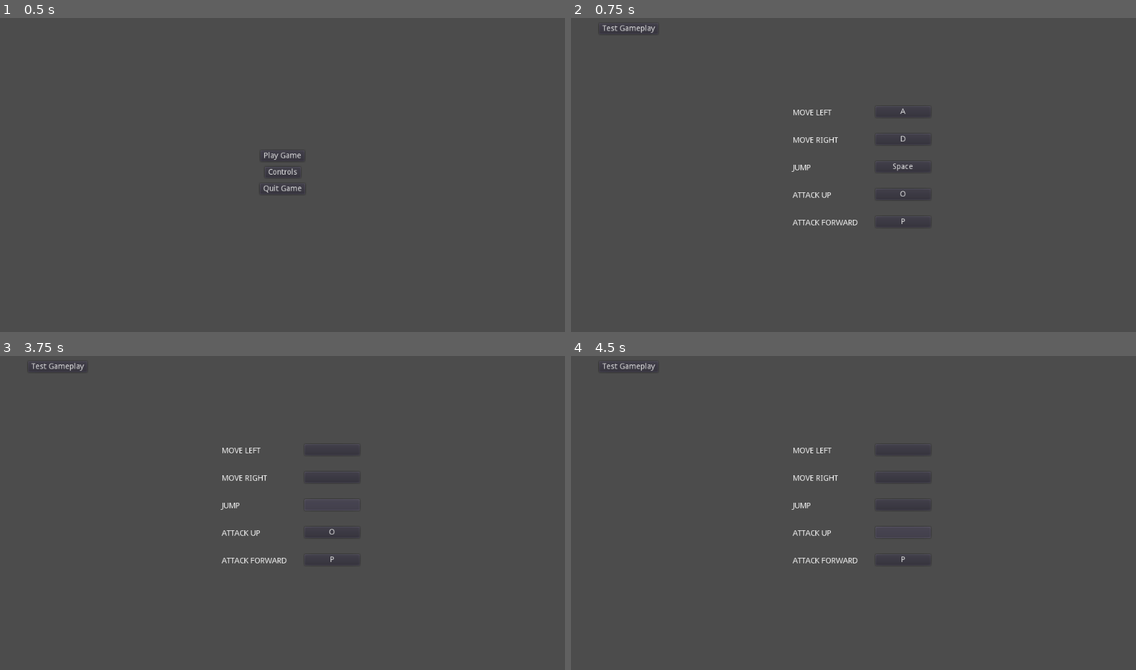
Above: before the commit, frames 1-4 (two rows, left to right).
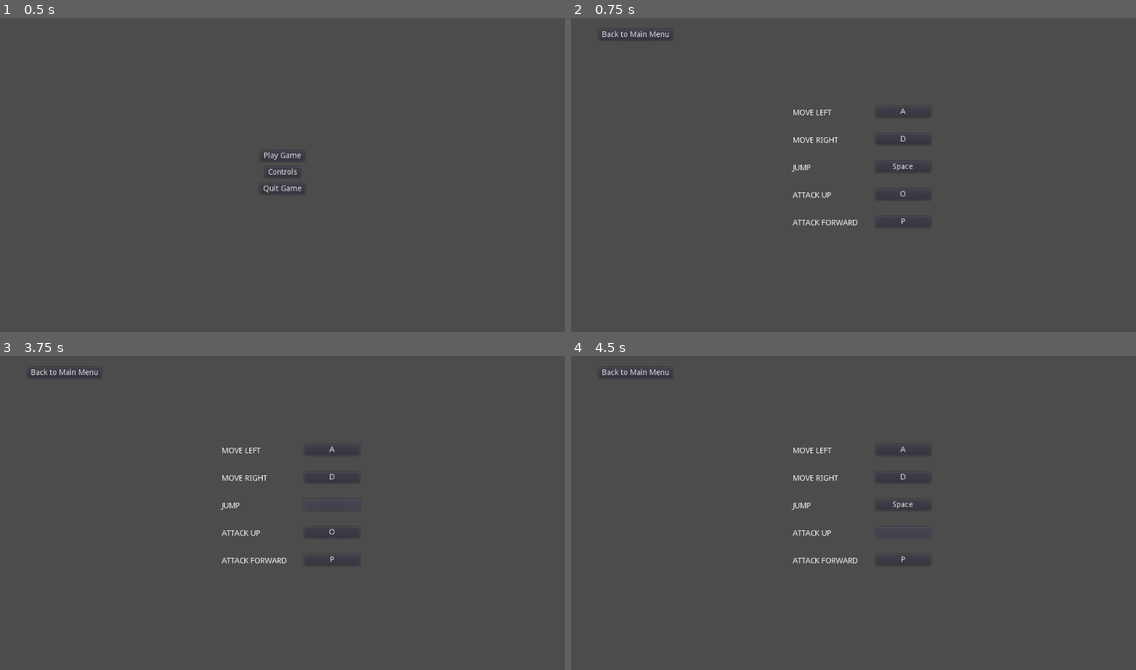
Above: after the commit, the same moments.

Repository: Grandmasterjtg/Organ-Game
Game: Godot game, scene res://Levels/MainMenu.tscn
Two runs of this game, one before a commit and one after it. Both use one fixed random seed, a clock stepped at 60 frames per second and the inputs below. The engine's default icon, where the game draws it, is replaced by a stand-in: a white triangle on a blue panel in a dark square.
Inputs (mouse positions are in pixels of both pictures, inside the frame that each line leads up to):
- Up to frame 1 (0.5 s): no input
- Up to frame 2 (0.75 s): click "Controls" at 0.5 s
- Up to frame 3 (3.75 s): click "A" at 1.25 s; click (333, 450) at 2.02 s; click "D" at 2.75 s; click "Space" at 3.5 s
- Up to frame 4 (4.5 s): click "O" at 4.25 s

Frame 1 is identical in both runs. In frame 2, 0.2% of the frame differs, in the area x 4-18%, y 2-7%; in frame 3, 0.2%; in frame 4, 0.2%, in the area x 4-61%, y 2-49%.

Commit message:
Added character selection and fixed controls script
Added Character Selection
   -Added new Level for selecting characters
   -Button on Main Menu takes you to the Character Selection
   -Selecting a character sends the info to the Game Manager and puts you in the TestLevel
Fixed Controls Script
   -Changed Input Map to use Keys instead of Physical Keys
   -Fixed Controls Script so that the text shown on buttons is based on the scancode of the Key on the Input Map
   -Clicking outside the button listening for input will cancel the control change
Changed a few files around
   -Deleted PlayButton to replace with CharacterSelectButton that chooses the character and starts gameplay
   -Added GoToMainMenu for various buttons in other menus to return to the Main Menu
   -Renamed ControlsButton to GoToControls

Diff:
--- /dev/null
+++ b/OrganGame/Levels/CharacterSelect.tscn
@@ -0,0 +1,23 @@
+[gd_scene load_steps=2 format=2]
+
+[ext_resource path="res://Scripts/CharacterSelectButton.gd" type="Script" id=1]
+
+[node name="Control" type="Control"]
+anchor_right = 1.0
+anchor_bottom = 1.0
+__meta__ = {
+"_edit_use_anchors_": false
+}
+
+[node name="Kidney" type="Button" parent="."]
+anchor_left = 0.5
+anchor_top = 0.5
+anchor_right = 0.5
+anchor_bottom = 0.5
+margin_left = -30.0
+margin_top = -10.0
+margin_right = 30.0
+margin_bottom = 10.0
+text = "Kidney"
+script = ExtResource( 1 )
+character = "res://Scenes/PlayerMovement.tscn"
--- a/OrganGame/Levels/ControlsMenu.tscn
+++ b/OrganGame/Levels/ControlsMenu.tscn
@@ -1,7 +1,7 @@
 [gd_scene load_steps=3 format=2]
 
 [ext_resource path="res://Scripts/ChangeKeyboardControlButton.gd" type="Script" id=1]
-[ext_resource path="res://Scripts/PlayButton.gd" type="Script" id=2]
+[ext_resource path="res://Scripts/GoToMainMenu.gd" type="Script" id=2]
 
 [node name="Control" type="Control"]
 anchor_right = 1.0
@@ -43,7 +43,6 @@
 "_edit_use_anchors_": false
 }
 action = "move_left"
-default = "A"
 
 [node name="MoveRight" type="Control" parent="."]
 anchor_left = 0.5
@@ -78,7 +77,6 @@
 "_edit_use_anchors_": false
 }
 action = "move_right"
-default = "D"
 
 [node name="Jump" type="Control" parent="."]
 anchor_left = 0.5
@@ -111,7 +109,6 @@
 "_edit_use_anchors_": false
 }
 action = "jump"
-default = "Space"
 
 [node name="AttackUp" type="Control" parent="."]
 anchor_left = 0.5
@@ -146,7 +143,6 @@
 "_edit_use_anchors_": false
 }
 action = "attack_up"
-default = "O"
 
 [node name="AttackForward" type="Control" parent="."]
 anchor_left = 0.5
@@ -181,12 +177,11 @@
 "_edit_use_anchors_": false
 }
 action = "attack_forward"
-default = "P"
 
 [node name="Test Gameplay" type="Button" parent="."]
-margin_left = 51.0
-margin_top = 39.0
-margin_right = 158.0
-margin_bottom = 59.0
-text = "Test Gameplay"
+margin_left = 50.0
+margin_top = 50.0
+margin_right = 157.0
+margin_bottom = 70.0
+text = "Back to Main Menu"
 script = ExtResource( 2 )
--- a/OrganGame/Levels/MainMenu.tscn
+++ b/OrganGame/Levels/MainMenu.tscn
@@ -1,8 +1,8 @@
 [gd_scene load_steps=4 format=2]
 
-[ext_resource path="res://Scripts/PlayButton.gd" type="Script" id=1]
+[ext_resource path="res://Scripts/GoToCharacterSelect.gd" type="Script" id=1]
 [ext_resource path="res://Scripts/QuitButton.gd" type="Script" id=2]
-[ext_resource path="res://Scripts/ControlsButton.gd" type="Script" id=3]
+[ext_resource path="res://Scripts/GoToControls.gd" type="Script" id=3]
 
 [node name="Control" type="Control"]
 anchor_right = 1.0
--- a/OrganGame/Scripts/ChangeKeyboardControlButton.gd
+++ b/OrganGame/Scripts/ChangeKeyboardControlButton.gd
@@ -4,11 +4,8 @@
 # Declare member variables here. Examples:
 # var a = 2
 # var b = "text"
-signal cancel
 var listening = false
 export var action = ""
-export var default = ""
-var key = InputEventKey.new()
 
 # Called when the node enters the scene tree for the first time.
 func _ready():
@@ -16,28 +13,31 @@
 	if InputMap.get_action_list(action).front() == null:
 		print("Specified action does not exist in Button")
 	else:
-		text = default
+		_set_text()
 
 func _button_pressed():
-	emit_signal("cancel")
 	listening = true
 	text = ""
 
 func _cancel():
 	listening = false
-	text = key.as_text()
-	if text == "":
-		text = default
+	_set_text()
 
 func _input(ev):
+	if listening and ev is InputEventMouseButton:
+		_cancel()
 	if listening and ev is InputEventKey:
 		for i in InputMap.get_action_list(action):
 			if i is InputEventKey:
 				InputMap.action_erase_event(action, i)
-		key = ev
 		InputMap.action_add_event(action, ev)
-		text = ev.as_text()
+		_set_text()
 		listening = false
+
+func _set_text():
+	for i in InputMap.get_action_list(action):
+		if i is InputEventKey:
+			text = OS.get_scancode_string(i.scancode)
 
 # Called every frame. 'delta' is the elapsed time since the previous frame.
 #func _process(delta):
--- a/OrganGame/Scripts/PlayButton.gd
+++ b/OrganGame/Scripts/CharacterSelectButton.gd
@@ -4,13 +4,15 @@
 # Declare member variables here. Examples:
 # var a = 2
 # var b = "text"
-
+export var character : String = ""
 
 # Called when the node enters the scene tree for the first time.
 func _ready():
-	connect("button_up", self, "_button_pressed")
+	if character == "":
+		print("Character name cannot be empty")
 
-func _button_pressed():
+func _pressed():
+	GameManager.set_player(character)
 	get_tree().change_scene("res://Levels/TestLevel.tscn")
 
 # Called every frame. 'delta' is the elapsed time since the previous frame.
--- /dev/null
+++ b/OrganGame/Scripts/GoToCharacterSelect.gd
@@ -0,0 +1,18 @@
+extends Button
+
+
+# Declare member variables here. Examples:
+# var a = 2
+# var b = "text"
+
+
+# Called when the node enters the scene tree for the first time.
+func _ready():
+	connect("button_up", self, "_button_pressed")
+
+func _button_pressed():
+	get_tree().change_scene("res://Levels/CharacterSelect.tscn")
+
+# Called every frame. 'delta' is the elapsed time since the previous frame.
+#func _process(delta):
+#	pass
--- /dev/null
+++ b/OrganGame/Scripts/GoToMainMenu.gd
@@ -0,0 +1,18 @@
+extends Button
+
+
+# Declare member variables here. Examples:
+# var a = 2
+# var b = "text"
+
+
+# Called when the node enters the scene tree for the first time.
+func _ready():
+	connect("button_up", self, "_button_pressed")
+
+func _button_pressed():
+	get_tree().change_scene("res://Levels/MainMenu.tscn")
+
+# Called every frame. 'delta' is the elapsed time since the previous frame.
+#func _process(delta):
+#	pass
--- a/OrganGame/project.godot
+++ b/OrganGame/project.godot
@@ -22,19 +22,19 @@
 
 move_right={
 "deadzone": 0.5,
-"events": [ Object(InputEventKey,"resource_local_to_scene":false,"resource_name":"","device":0,"alt":false,"shift":false,"control":false,"meta":false,"command":false,"pressed":false,"scancode":0,"physical_scancode":68,"unicode":0,"echo":false,"script":null)
-, Object(InputEventJoypadMotion,"resource_local_to_scene":false,"resource_name":"","device":0,"axis":0,"axis_value":1.0,"script":null)
+"events": [ Object(InputEventJoypadMotion,"resource_local_to_scene":false,"resource_name":"","device":0,"axis":0,"axis_value":1.0,"script":null)
+, Object(InputEventKey,"resource_local_to_scene":false,"resource_name":"","device":0,"alt":false,"shift":false,"control":false,"meta":false,"command":false,"pressed":false,"scancode":68,"physical_scancode":0,"unicode":0,"echo":false,"script":null)
  ]
 }
 move_left={
 "deadzone": 0.5,
-"events": [ Object(InputEventKey,"resource_local_to_scene":false,"resource_name":"","device":0,"alt":false,"shift":false,"control":false,"meta":false,"command":false,"pressed":false,"scancode":0,"physical_scancode":65,"unicode":0,"echo":false,"script":null)
-, Object(InputEventJoypadMotion,"resource_local_to_scene":false,"resource_name":"","device":0,"axis":0,"axis_value":-1.0,"script":null)
+"events": [ Object(InputEventJoypadMotion,"resource_local_to_scene":false,"resource_name":"","device":0,"axis":0,"axis_value":-1.0,"script":null)
+, Object(InputEventKey,"resource_local_to_scene":false,"resource_name":"","device":0,"alt":false,"shift":false,"control":false,"meta":false,"command":false,"pressed":false,"scancode":65,"physical_scancode":0,"unicode":0,"echo":false,"script":null)
  ]
 }
 jump={
 "deadzone": 0.5,
-"events": [ Object(InputEventKey,"resource_local_to_scene":false,"resource_name":"","device":0,"alt":false,"shift":false,"control":false,"meta":false,"command":false,"pressed":false,"scancode":0,"physical_scancode":32,"unicode":0,"echo":false,"script":null)
+"events": [ Object(InputEventKey,"resource_local_to_scene":false,"resource_name":"","device":0,"alt":false,"shift":false,"control":false,"meta":false,"command":false,"pressed":false,"scancode":32,"physical_scancode":0,"unicode":0,"echo":false,"script":null)
  ]
 }
 test={
@@ -44,12 +44,12 @@
 }
 attack_up={
 "deadzone": 0.5,
-"events": [ Object(InputEventKey,"resource_local_to_scene":false,"resource_name":"","device":0,"alt":false,"shift":false,"control":false,"meta":false,"command":false,"pressed":false,"scancode":0,"physical_scancode":79,"unicode":0,"echo":false,"script":null)
+"events": [ Object(InputEventKey,"resource_local_to_scene":false,"resource_name":"","device":0,"alt":false,"shift":false,"control":false,"meta":false,"command":false,"pressed":false,"scancode":79,"physical_scancode":0,"unicode":0,"echo":false,"script":null)
  ]
 }
 attack_forward={
 "deadzone": 0.5,
-"events": [ Object(InputEventKey,"resource_local_to_scene":false,"resource_name":"","device":0,"alt":false,"shift":false,"control":false,"meta":false,"command":false,"pressed":false,"scancode":0,"physical_scancode":80,"unicode":0,"echo":false,"script":null)
+"events": [ Object(InputEventKey,"resource_local_to_scene":false,"resource_name":"","device":0,"alt":false,"shift":false,"control":false,"meta":false,"command":false,"pressed":false,"scancode":80,"physical_scancode":0,"unicode":0,"echo":false,"script":null)
  ]
 }
 
Renamed: OrganGame/Scripts/ControlsButton.gd -> OrganGame/Scripts/GoToControls.gd
